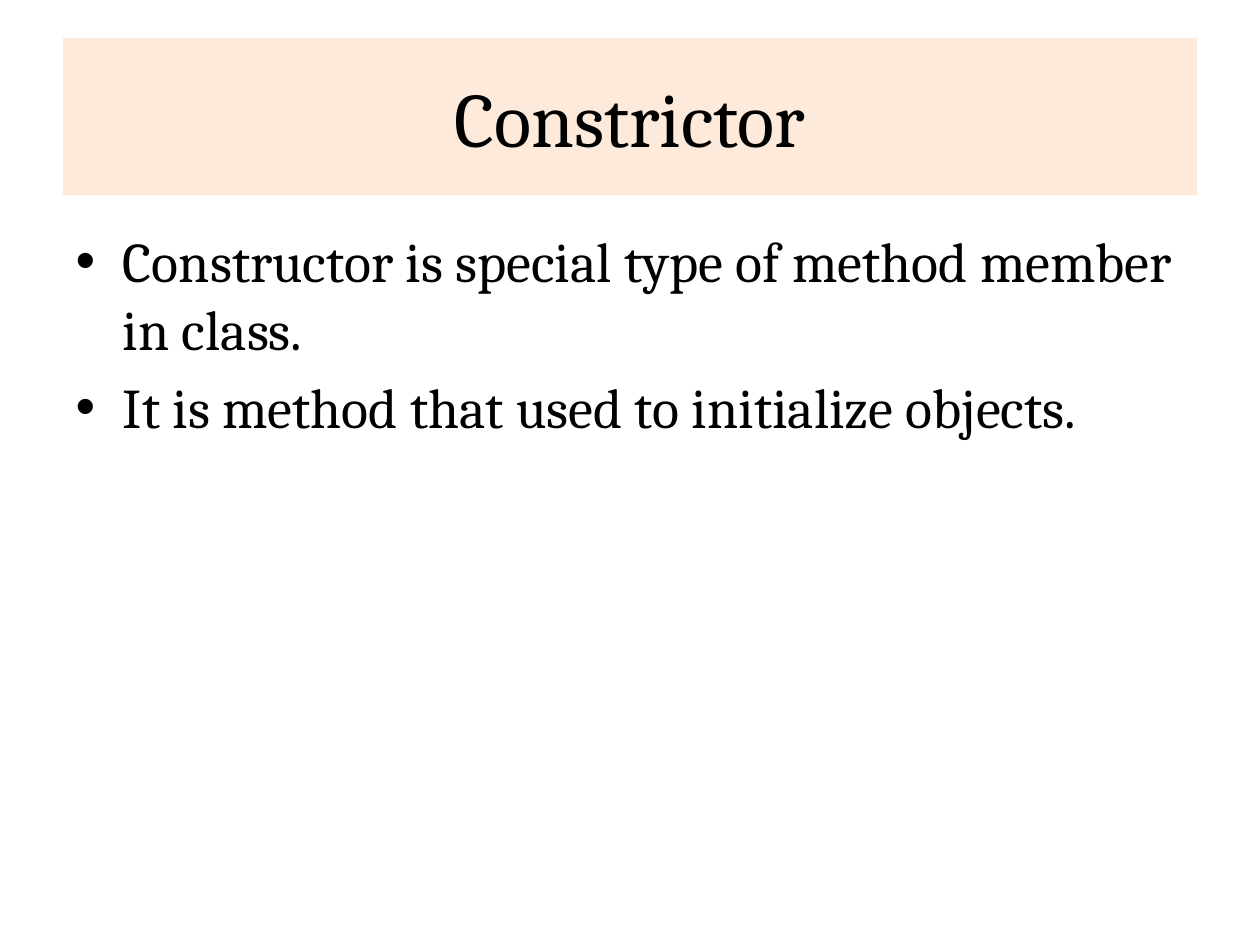
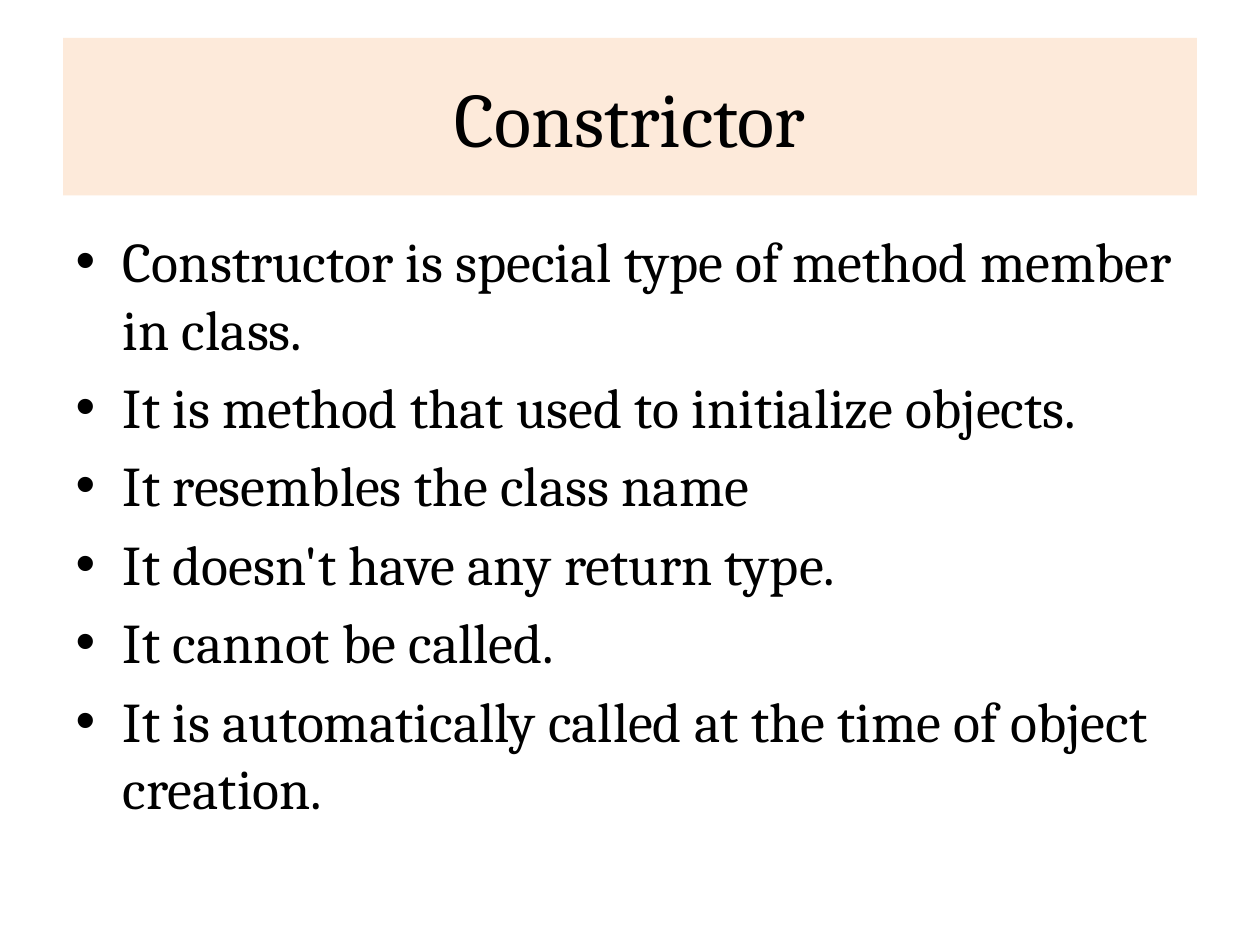
Before and after one commit to rajasekaran36/CS8392-OOPS, a slide deck: slide 2 of Slides/Unit 1/CS8392-U1-8-Constrctor.pptx. Drawn at 1260x945 pixels with LibreOffice and Linux fonts; fonts in the diff are those of the drawing. Boxes give left, top, right and bottom in pixels: in the first picture for what was removed or moved away, otherwise in the second. Text is boxed around its words. In the diff, an @@ line names an element or a change of style, - is before the commit and + after.

```diff
--- a/Slides/Unit 1/CS8392-U1-8-Constrctor.pptx
+++ b/Slides/Unit 1/CS8392-U1-8-Constrctor.pptx
@@ text at <box>123,467,1148,810</box>: paragraphs added @@
+• It resembles the class name
+• It doesn't have any return type.
+• It cannot be called.
+• It is automatically called at the time of object creation.
```
Also in this commit, not shown: 1 slide added, 21 other files.
